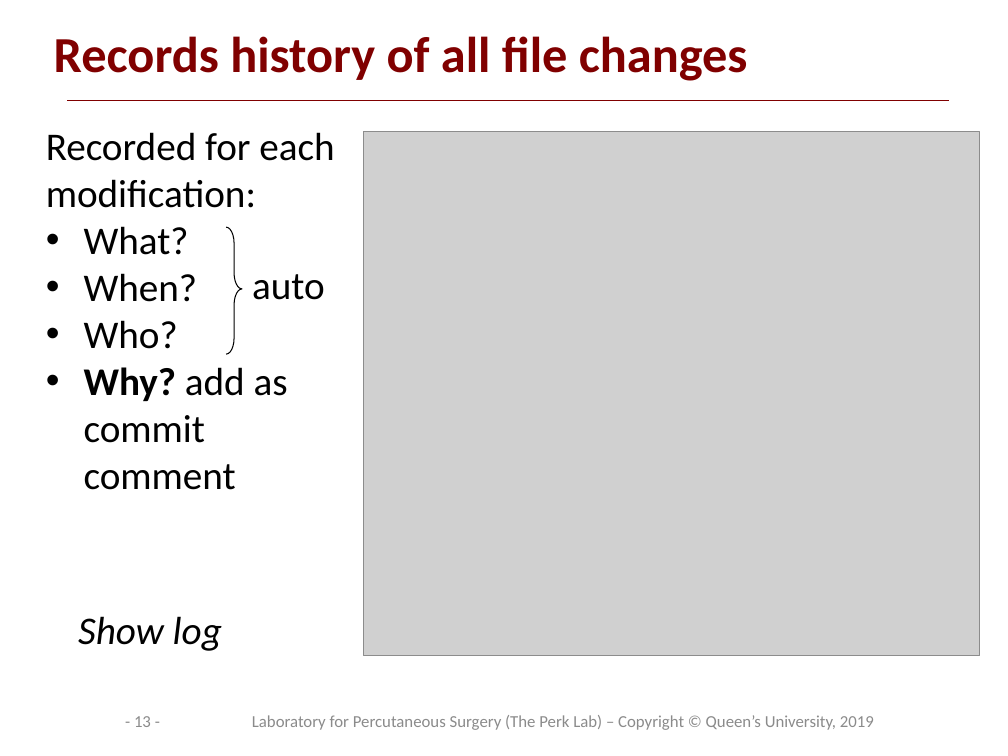
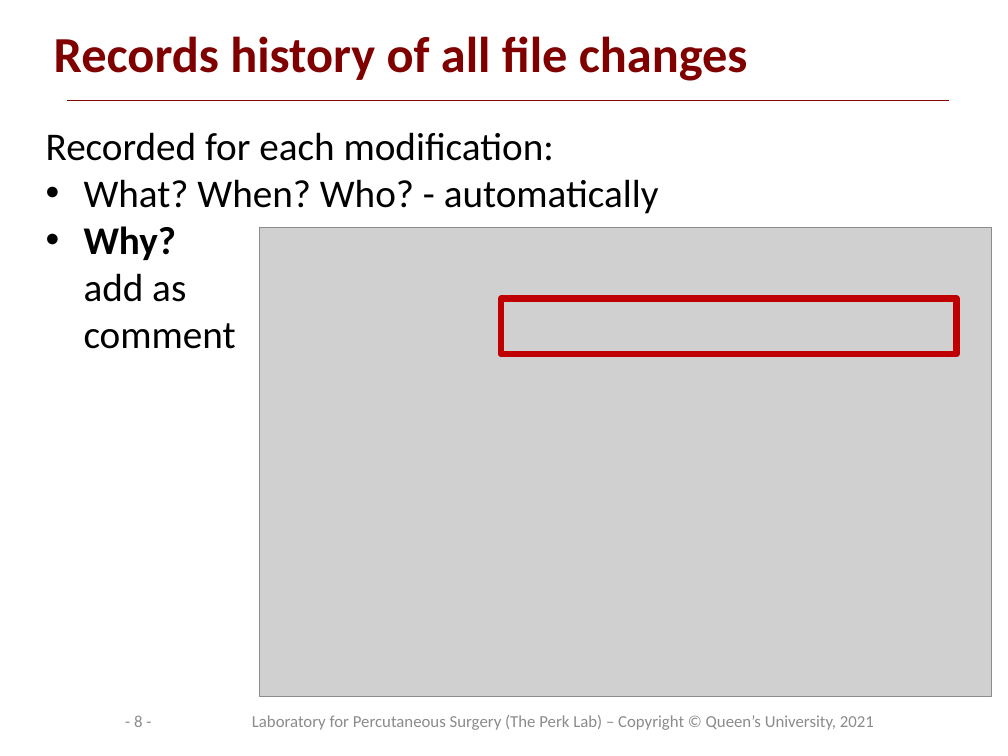
Before and after one commit to PerkLab/PerkLabBootcamp, a slide deck: slide 8 of Doc/day1_2_PerkLabProjectManagement.pptx (slide 13 before the commit). Drawn at 1008x756 pixels with LibreOffice and Linux fonts; fonts in the diff are those of the drawing; grey boxes stand for pictures; background and template pictures are left out. Boxes give left, top, right and bottom in pixels: in the first picture for what was removed or moved away, otherwise in the second. Text is boxed around its words. In the diff, an @@ line names an element or a change of style, - is before the commit and + after.

```diff
--- a/Doc/day1_2_PerkLabProjectManagement.pptx
+++ b/Doc/day1_2_PerkLabProjectManagement.pptx
@@ text at [84,179,659,349]: text changed @@
-• What?
-• When?
-• Who?
-• Why? add as commit comment
+• What? When? Who? - automatically
+• Why?
+  add as
+  comment
@@ right brace removed at [226,227,242,354] @@
@@ picture: place and size @@
-picture at [364,132,980,656]
+picture at [259,227,991,696]
@@ text removed at [252,274,325,300] @@
-auto
@@ rectangle added at [501,298,957,354], outline #C00000 4.5 pt @@
@@ text removed at [78,616,222,651] @@
-Show log
@@ page number at [134,715,142,727]: text changed @@
-- 13 -
+- 8 -
@@ text at [252,715,874,730]: text changed @@
-Laboratory for Percutaneous Surgery (The Perk Lab) – Copyright © Queen’s University, 2019
+Laboratory for Percutaneous Surgery (The Perk Lab) – Copyright © Queen’s University, 2021
```
Also in this commit, not shown: 29 other slides changed, 6 slides added, 7 slides removed, 6 other files.
